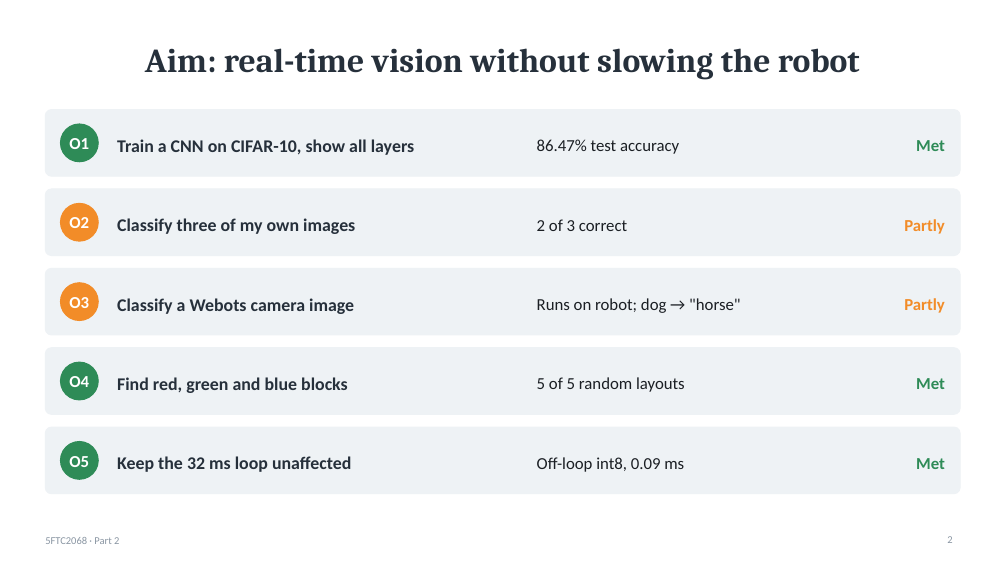
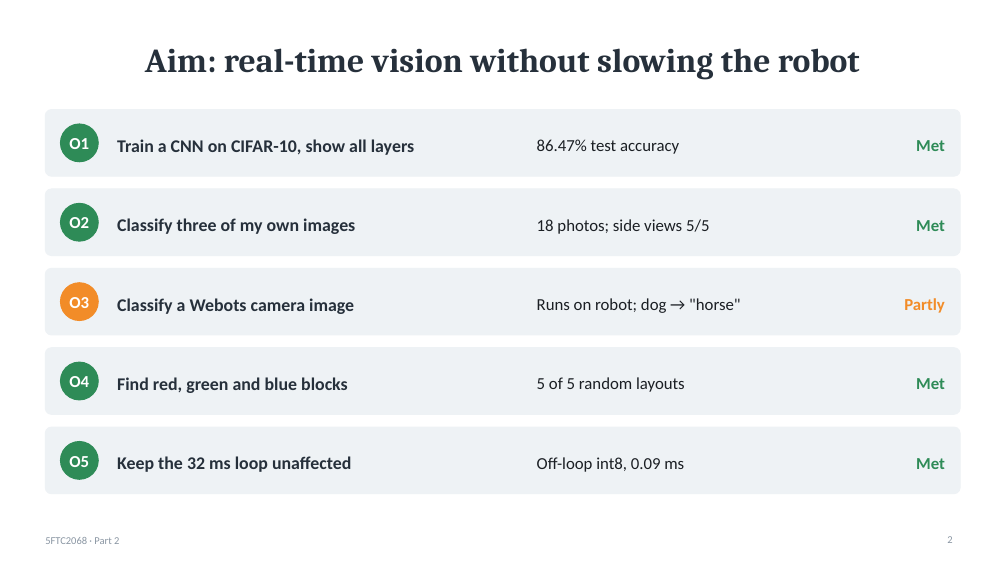
Before and after one commit to kris072008/webots-cnn-colour-detection, a slide deck: slide 2 of report/Krishna_Mahajan_106wucww_Part2_Presentation.pptx. Drawn at 1008x567 pixels with LibreOffice and Linux fonts; fonts in the diff are those of the drawing. Boxes give left, top, right and bottom in pixels: in the first picture for what was removed or moved away, otherwise in the second. Text is boxed around its words. In the diff, an @@ line names an element or a change of style, - is before the commit and + after.

```diff
--- a/report/Krishna_Mahajan_106wucww_Part2_Presentation.pptx
+++ b/report/Krishna_Mahajan_106wucww_Part2_Presentation.pptx
@@ ellipse at (60, 203, 98, 241): fill #F28C28 to #2E8B57; outline #F28C28 1 pt to #2E8B57 1 pt @@
@@ text at (537, 219, 709, 234): text changed @@
-2 of 3 correct
+18 photos; side views 5/5
@@ text at (916, 220, 945, 231): text changed; text colour #F28C28 to #2E8B57 @@
-Partly
+Met
```
Also in this commit, not shown: 1 other slide changed, 3 other files.
